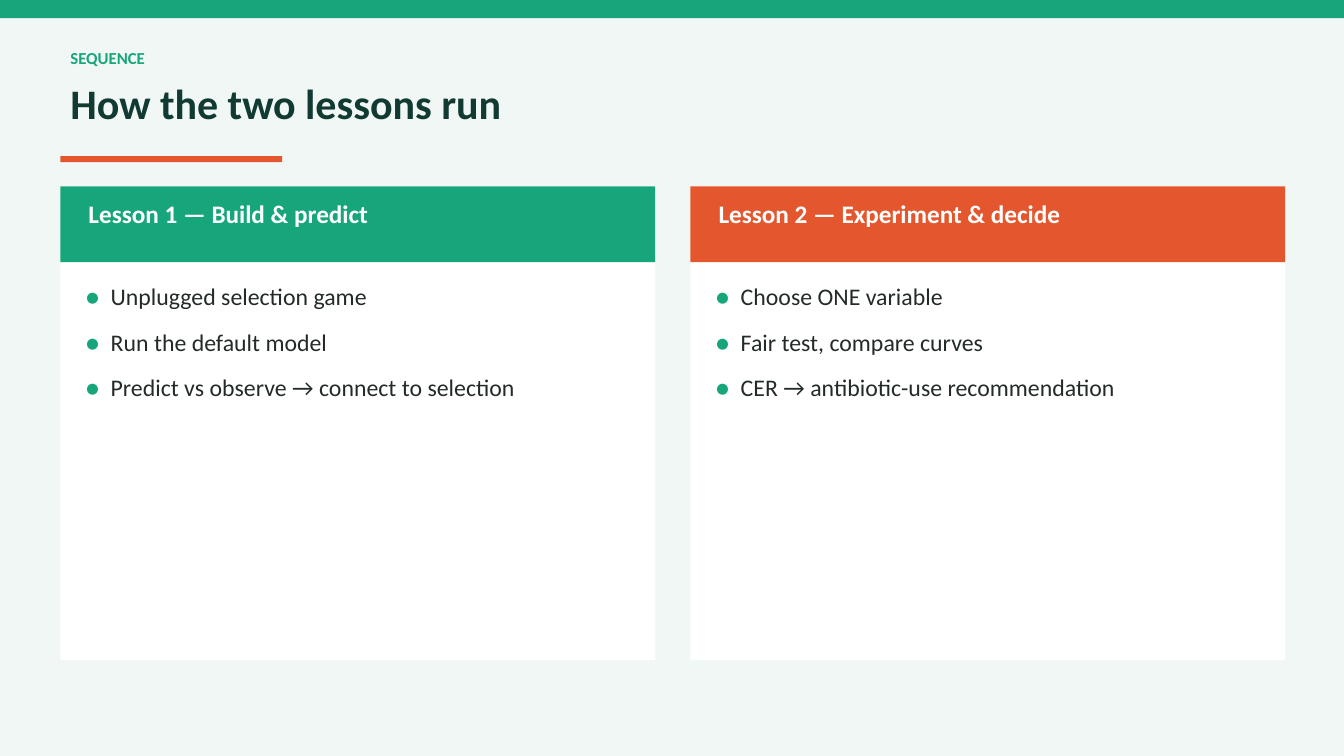
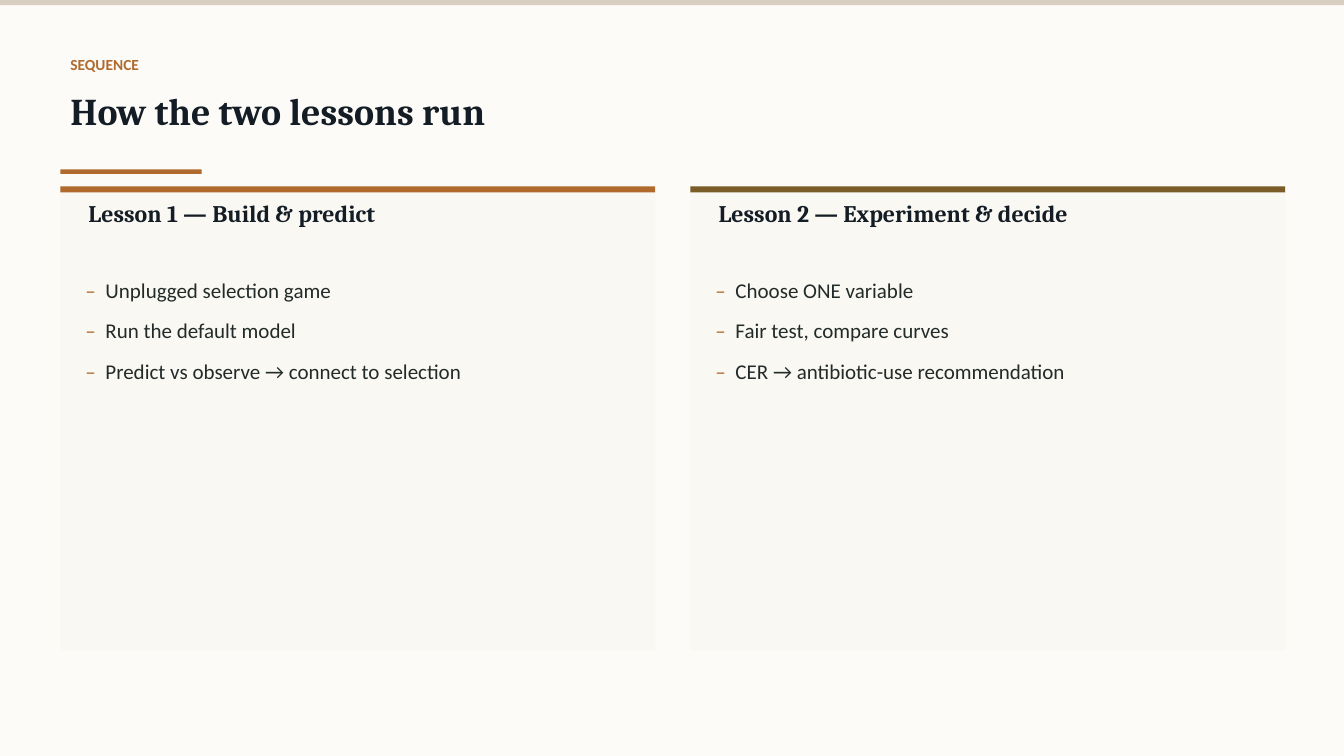
Before and after one commit to felixxxxx11/antibiotic-resistance-sim, a slide deck: slide 5 of INT6064 Individual Module - Slides - WUPENGHUI.pptx. Drawn at 1344x756 pixels with LibreOffice and Linux fonts; fonts in the diff are those of the drawing. Boxes give left, top, right and bottom in pixels: in the first picture for what was removed or moved away, otherwise in the second. Text is boxed around its words. In the diff, an @@ line names an element or a change of style, - is before the commit and + after.

Commit message:
Restyle deck (warm academic palette) and unify document text colors

```diff
--- a/INT6064 Individual Module - Slides - WUPENGHUI.pptx
+++ b/INT6064 Individual Module - Slides - WUPENGHUI.pptx
@@ rectangle at (x1=0, y1=0, x2=1344, y2=756): fill #F1F7F5 to #FCFBF7 @@
@@ rectangle resized from (x1=0, y1=0, x2=1344, y2=18) to (x1=0, y1=0, x2=1344, y2=5) @@
@@ rectangle at (x1=0, y1=0, x2=1344, y2=5): fill #17A67B to #D8CFC2 @@
@@ text "SEQUENCE" moved from (x1=70, y1=53, x2=145, y2=66) to (x1=70, y1=60, x2=139, y2=72) @@
@@ text "SEQUENCE" at (x1=70, y1=60, x2=139, y2=72): size 12 to 11 pt, text colour #17A67B to #B06A2E; more space between paragraphs @@
@@ text "How the two lessons run" moved from (x1=70, y1=89, x2=501, y2=120) to (x1=70, y1=98, x2=485, y2=126) @@
@@ text "How the two lessons run" at (x1=70, y1=98, x2=485, y2=126): size 30 to 27 pt, font Calibri to Cambria, text colour #113A33 to #141D25 @@
@@ rectangle resized from (x1=60, y1=156, x2=282, y2=162) to (x1=60, y1=169, x2=202, y2=173) @@
@@ rectangle at (x1=60, y1=169, x2=202, y2=173): fill #E4572E to #B06A2E @@
@@ rectangle resized from (x1=60, y1=187, x2=655, y2=660) to (x1=60, y1=187, x2=655, y2=650) @@
@@ rectangle at (x1=60, y1=187, x2=655, y2=650): fill #FFFFFF to #FAF8F3 @@
@@ rectangle resized from (x1=60, y1=187, x2=655, y2=262) to (x1=60, y1=187, x2=655, y2=193) @@
@@ rectangle at (x1=60, y1=187, x2=655, y2=193): fill #17A67B to #B06A2E @@
@@ text "Lesson 1 — Build & ..." at (x1=88, y1=205, x2=375, y2=227): size 18 to 17 pt, font Calibri to Cambria, text colour #FFFFFF to #141D25 @@
@@ rectangle at (x1=691, y1=187, x2=1286, y2=650): fill #FFFFFF to #FAF8F3 @@
@@ rectangle resized from (x1=691, y1=187, x2=1286, y2=660) to (x1=691, y1=187, x2=1286, y2=650) @@
@@ rectangle resized from (x1=691, y1=187, x2=1286, y2=262) to (x1=691, y1=187, x2=1286, y2=193) @@
@@ rectangle at (x1=691, y1=187, x2=1286, y2=193): fill #E4572E to #7A5C28 @@
@@ text "Lesson 2 — Experiment & ..." at (x1=719, y1=205, x2=1068, y2=227): size 18 to 17 pt, font Calibri to Cambria, text colour #FFFFFF to #141D25 @@
@@ text at (x1=105, y1=283, x2=461, y2=379): text changed; size 17 to 15 pt @@
-● Unplugged selection game
-● Run the default model
-● Predict vs observe → connect to selection
+– Unplugged selection game
+– Run the default model
+– Predict vs observe → connect to selection
@@ text at (x1=735, y1=283, x2=1065, y2=379): text changed; size 17 to 15 pt @@
-● Choose ONE variable
-● Fair test, compare curves
-● CER → antibiotic-use recommendation
+– Choose ONE variable
+– Fair test, compare curves
+– CER → antibiotic-use recommendation
```
Also in this commit, not shown: 12 other slides changed, 6 other files.
